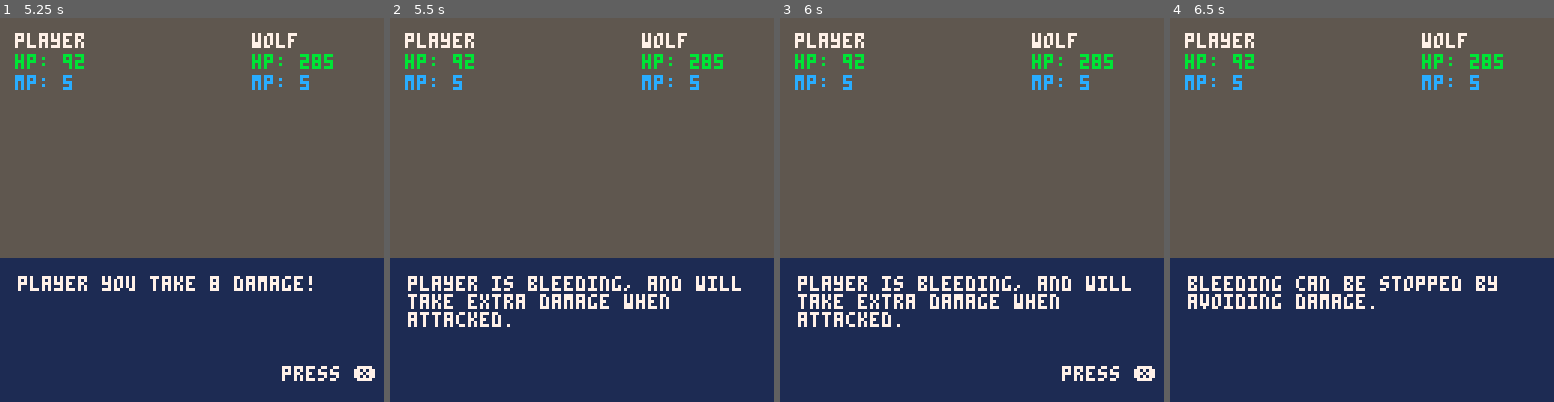
Above: before the commit, frames 1-4 (left to right).
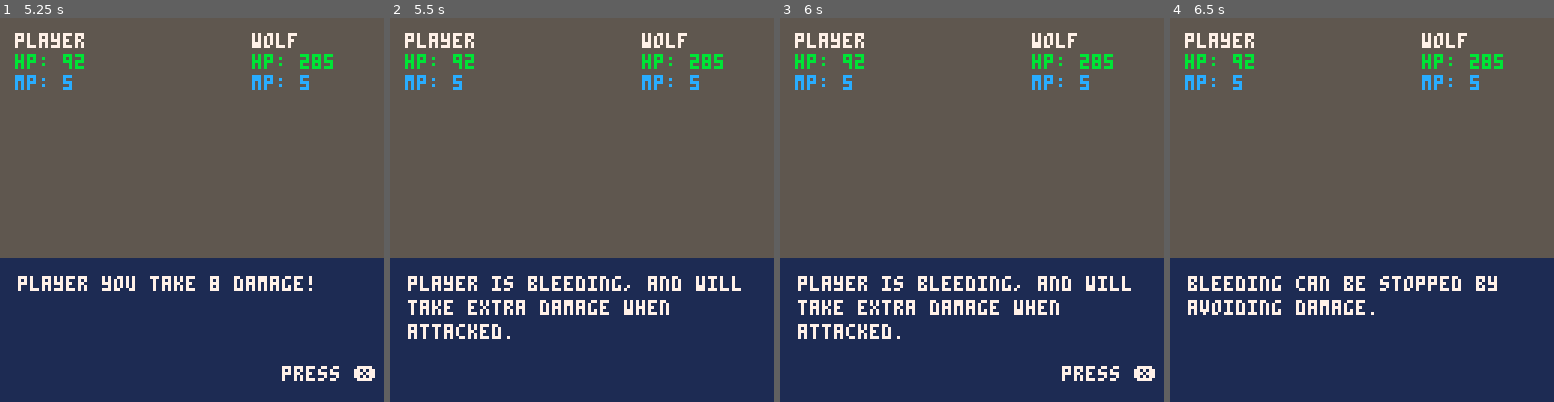
Above: after the commit, the same moments.

Repository: pixegami/wolfhunter
Game: PICO-8 cartridge moonshot.p8
Same seed, same stepped clock (60 frames per second), same inputs: the game is played once before the commit and once after it.
Inputs:
- Up to frame 1 (5.25 s): tap X (X key) at 0.33, 1.07, 1.85, 2.97, 4.08, 5.2 s; tap O (Z key) at 0.7, 1.7, 2.1, 2.5, 2.9, 3.3, 3.7, 4.1, 4.5, 4.9 s; hold Right 1.6-2.1 s; hold Up 2.15-2.42 s; hold Right 2.47-3.03 s; hold Left 3.08-3.58 s; hold Down 3.63-3.97 s; hold Right 4.02-4.68 s; hold Up 4.73-5.03 s; hold Left from 5.08 s (still down)
- Up to frame 2 (5.5 s): keep holding Left; tap O (Z key) at 5.3 s
- Up to frame 3 (6 s): release Left at 5.68 s; tap O (Z key) at 5.7 s; hold Down from 5.73 s (still down)
- Up to frame 4 (6.5 s): release Down at 6.03 s; hold Right from 6.08 s (still down); tap O (Z key) at 6.1 s; tap X (X key) at 6.32 s

Frame 1 is identical in both runs. In frame 2, 1.8% of the frame differs, in the area x 4-73%, y 71-84%; in frame 3, 1.8%; in frame 4, 1.0%.

Commit message:
Added descriptions

Diff:
--- a/moonshot.p8
+++ b/moonshot.p8
@@ -157,17 +157,18 @@
   return sequence
 end
 
-function print_wrapped(text)
+function print_wrapped(text, x, y)
  line_arr = split(text," ")
- cursor(narrator_padding, narrator_box_y + narrator_padding, 7)
+ cursor(x, y, 7)
  line = ""
 
  for word in all(line_arr) do
   word_str = tostring(word) -- case to string or it fails on numbers
   prospect_length = (#line + #word_str + 1) * 4
   if (prospect_length >= col_width) do
-   print(line)
+   print(line, x, y)
    line = word_str
+   y += 8
   else
    if (#line == 0) do
     line = word_str
@@ -176,7 +177,7 @@
    end
   end
  end
- print(line)
+ print(line, x, y)
 end
 
 function flip_count(n_frames)
@@ -185,21 +186,21 @@
 end
 
 -- menu system
-function new_menu(items, n_columns, back_action)
+function new_menu(items, n_columns, back_action, show_desc)
 
   -- model the menu
   local menu = {
     items = items,
     n_columns = n_columns,
     back_action = back_action,
+    show_desc = show_desc,
 
     -- menu positioning
     selected_index = 1,
     x_origin = 8,
     x_gap = 42,
-
     y_origin = narrator_box_y + 8,
-    y_gap = 12
+    y_gap = 12,
   }
 
   -- update the menu with arrow keys
@@ -235,6 +236,10 @@
 
   -- render the current menu
   menu.draw = function(this)
+
+    this:draw_desc()
+    draw_narrator_box()
+
     for i=1, #this.items do
       local pos_x = this:translate_xy(i)["x"] * this.x_gap + this.x_origin
       local pos_y = this:translate_xy(i)["y"] * this.y_gap + this.y_origin
@@ -243,6 +248,22 @@
       if (this.selected_index == i) then prefix = "▶ " else prefix = "  " end
       print(prefix..this.items[i], pos_x, pos_y, 7)
     end
+  end
+
+  -- draw a sub-menu with description of the item.
+  menu.draw_desc = function(this)
+    if not this.show_desc then return end
+
+    local gap = 1
+    local height = 12
+    local box_y = narrator_box_y-gap-height
+    rectfill(0, box_y, 128, narrator_box_y-gap, 2)
+
+    local text_gap = 4
+    local desc = get_event_desc(this.items[this.selected_index])
+    local origin_x = text_gap
+    local origin_y = box_y + text_gap
+    print_wrapped(desc, origin_x, origin_y)
   end
 
   menu.translate_xy = function(this, i)
@@ -453,7 +474,7 @@
 end
 
 function new_dark_charge_event(unit)
-  local event = new_info_event(unit.name.." howls and leaps high into the night. Beware!")
+  local event = new_info_event(unit.name.." howls and leaps high into the night. beware!")
   unit:insert_event("dark flight")
   return event
 end
@@ -499,6 +520,20 @@
   return new_event("story", "you use "..event_id.."... but nothing happens.")
 end
 
+function get_event_desc(event_id)
+  local descriptions = {
+    spark = "causes enemy to miss attacks",
+    fireball = "ignores blocking defense",
+    heal = "heals hp and stops bleeding"
+  }
+
+  if descriptions[event_id] ~= nil then
+    return descriptions[event_id]
+  else
+    return "unknown description"
+  end
+end
+
 -->8
 --scenes
 
@@ -510,8 +545,8 @@
     sequence = new_sequence()
     state = new_game_state()
     combat_menu = new_menu({"attack", "defend", "magic", "items"}, 2)
-    magic_menu = new_menu({"fireball", "spark", "heal"}, 1, "menu")
-    items_menu = new_menu({"potion", "silver sword", "gun"}, 1, "menu")
+    magic_menu = new_menu({"fireball", "spark", "heal"}, 1, "menu", true)
+    items_menu = new_menu({"potion", "silver sword", "gun"}, 1, "menu", true)
     state:start_turn(true)
     return this
   end
@@ -531,7 +566,7 @@
       items_menu:draw()
       draw_caret("back 🅾️")
     else
-      print_wrapped(event.desc)
+      print_wrapped(event.desc, narrator_padding, narrator_box_y + narrator_padding)
       draw_caret()
     end
   end
@@ -579,16 +614,13 @@
 
 -->8
 --rendering
-
-function draw_menu(menu)
-end
 
 function draw_caret(caret_text)
  if (flip_count(15)) then
   if not caret_text then caret_text = "press ❎" end
   caret_x = 128 - narrator_padding - #caret_text * 4
   caret_y = 128 - narrator_padding - 6
-  print(caret_text, caret_x, caret_y)
+  print(caret_text, caret_x, caret_y, 7)
  end
 end
 
